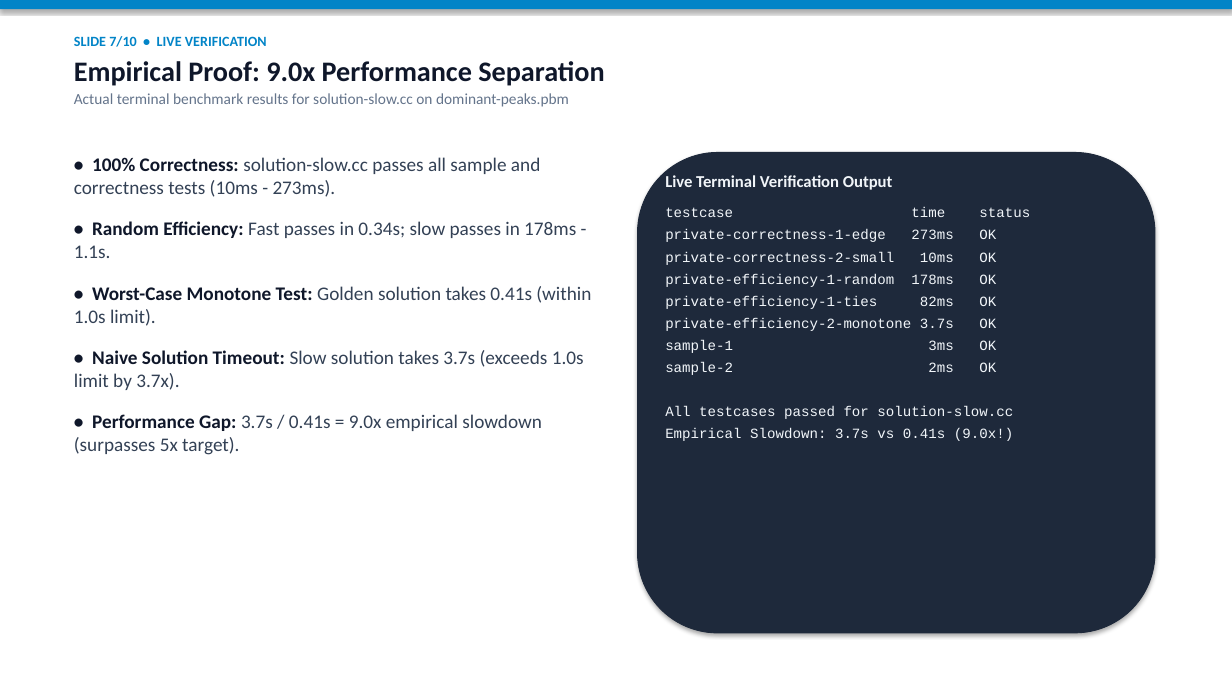
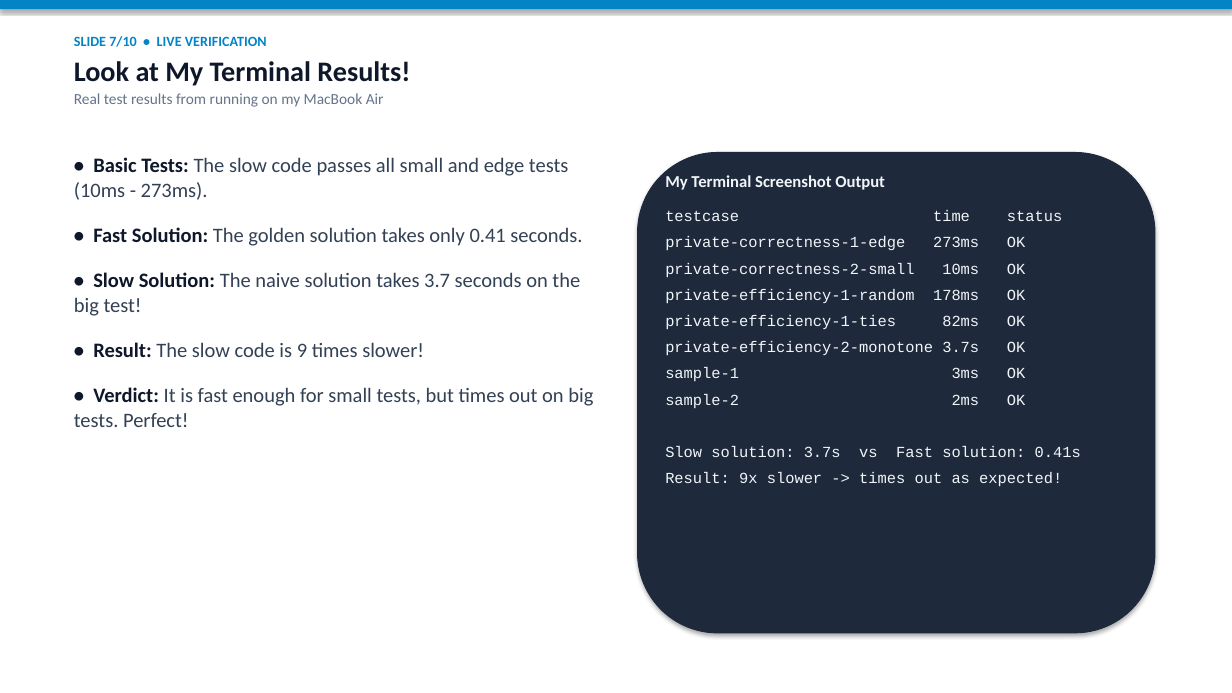
Before and after one commit to SuisSanem000/jutge-private, a slide deck: slide 7 of work/01-meeting-presentation-and-demo-20261112/meeting-summary-presentation.pptx. Drawn at 1232x693 pixels with LibreOffice and Linux fonts; fonts in the diff are those of the drawing. Boxes give left, top, right and bottom in pixels: in the first picture for what was removed or moved away, otherwise in the second. Text is boxed around its words. In the diff, an @@ line names an element or a change of style, - is before the commit and + after.

```diff
--- a/work/01-meeting-presentation-and-demo-20261112/meeting-summary-presentation.pptx
+++ b/work/01-meeting-presentation-and-demo-20261112/meeting-summary-presentation.pptx
@@ text at [74,61,410,107]: text changed @@
-Empirical Proof: 9.0x Performance Separation
-Actual terminal benchmark results for solution-slow.cc on dominant-peaks.pbm
+Look at My Terminal Results!
+Real test results from running on my MacBook Air
@@ text at [74,157,593,427]: text changed; size 15 to 16 pt @@
-• 100% Correctness: solution-slow.cc passes all sample and correctness tests (10ms - 273ms).
-• Random Efficiency: Fast passes in 0.34s; slow passes in 178ms - 1.1s.
-• Worst-Case Monotone Test: Golden solution takes 0.41s (within 1.0s limit).
-• Naive Solution Timeout: Slow solution takes 3.7s (exceeds 1.0s limit by 3.7x).
-• Performance Gap: 3.7s / 0.41s = 9.0x empirical slowdown (surpasses 5x target).
+• Basic Tests: The slow code passes all small and edge tests (10ms - 273ms).
+• Fast Solution: The golden solution takes only 0.41 seconds.
+• Slow Solution: The naive solution takes 3.7 seconds on the big test!
+• Result: The slow code is 9 times slower!
+• Verdict: It is fast enough for small tests, but times out on big tests. Perfect!
@@ text at [665,175,885,190]: text changed @@
-Live Terminal Verification Output
+My Terminal Screenshot Output
@@ text at [665,210,1062,408]: size 11 to 12 pt in "testcase time status", "private-correctness-1-edge 273ms OK", "private-correctness-2-small 10ms OK", "private-efficiency-1-random 178ms OK" and 4 more places; more space between paragraphs @@
@@ text at [665,446,1081,486]: text changed; size 11 to 12 pt @@
-All testcases passed for solution-slow.cc
-Empirical Slowdown: 3.7s vs 0.41s (9.0x!)
+Slow solution: 3.7s vs Fast solution: 0.41s
+Result: 9x slower -> times out as expected!
```
Also in this commit, not shown: 9 other slides changed, 5 other files.
